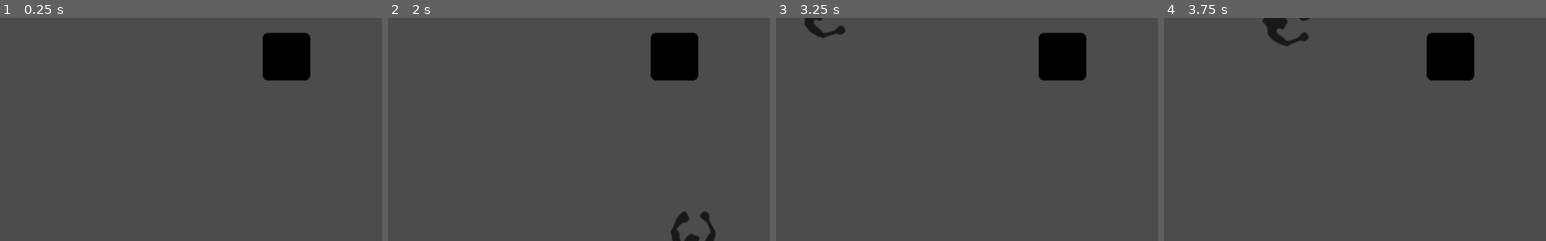
Above: before the commit, frames 1-4 (left to right).
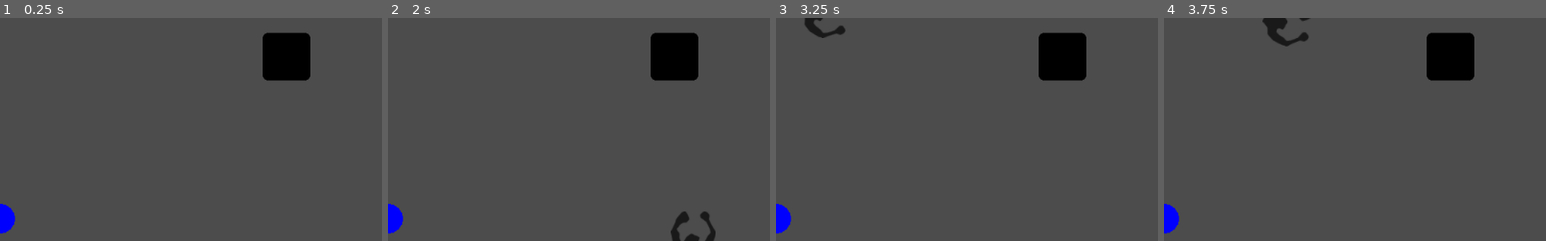
Above: after the commit, the same moments.

Repository: tliss/Godot-Top-Down-Shooter
Game: Godot game, scene res://World.tscn
Two runs of this game, one before a commit and one after it. Both use one fixed random seed, a clock stepped at 60 frames per second and the inputs below. The engine's default icon, where the game draws it, is replaced by a stand-in: a white triangle on a blue panel in a dark square. Sound files missing from this copy of the repository are replaced by a short silence.
Inputs (mouse positions are % of the whole screen's width and height, from its top left):
- Up to frame 1 (0.25 s): no input
- Up to frame 2 (2 s): tap Enter at 0.5 s; move the mouse to (72, 45) at 0.52 s; press the mouse at (72, 45) at 0.53 s; hold D (move_right) 0.53-1.28 s; move the mouse to (30, 55) at 1.27 s; release the mouse at (30, 55) at 1.28 s; hold S (move_down) from 1.28 s (still down); click (30, 55) at 1.35 s
- Up to frame 3 (3.25 s): move the mouse to (60, 28) at 2.02 s; release S (move_down) at 2.03 s; press the mouse at (60, 28) at 2.03 s; hold D (move_right) 2.03-2.78 s; move the mouse to (45, 70) at 2.77 s; release the mouse at (45, 70) at 2.78 s; hold W (move_up) from 2.78 s (still down); click (45, 70) at 2.85 s
- Up to frame 4 (3.75 s): move the mouse to (80, 65) at 3.52 s; release W (move_up) at 3.53 s; press the mouse at (80, 65) at 3.53 s; hold A (move_left) from 3.53 s (still down)
The pictures show only the part of the screen within x 0-50%, y 50-100%; the shares and areas given below are measured in that part.

The runs differ from the first frame. In frame 1, 0.4% of the frame differs, in the area x 0-4%, y 83-97%; in frame 2, 0.4%; in frame 3, 0.4%; in frame 4, 0.4%.

Commit message:
progress on adding ammo count

Diff:
--- a/HUD.gd
+++ b/HUD.gd
@@ -1,7 +1,7 @@
 extends CanvasLayer
 
 func _ready():
-	pass
+	get_node("PickupIcon/UziIcon").visible = false
 
 func update_score(new_points):
     $ScoreLabel.text = str(int($ScoreLabel.text) + new_points)
--- a/HUD.tscn
+++ b/HUD.tscn
@@ -1,7 +1,8 @@
-[gd_scene load_steps=3 format=2]
+[gd_scene load_steps=4 format=2]
 
 [ext_resource path="res://HUD.gd" type="Script" id=1]
-[ext_resource path="res://img/uzi.png" type="Texture" id=2]
+[ext_resource path="res://Node2D.gd" type="Script" id=2]
+[ext_resource path="res://img/uzi.png" type="Texture" id=3]
 
 [node name="HUD" type="CanvasLayer"]
 script = ExtResource( 1 )
@@ -15,10 +16,17 @@
 text = "0"
 align = 1
 
-[node name="UziIcon" type="TextureRect" parent="."]
-visible = false
+[node name="PickupIcon" type="Control" parent="."]
+margin_right = 40.0
+margin_bottom = 40.0
+
+[node name="AmmoCount" type="Node2D" parent="PickupIcon"]
+position = Vector2( 0, 6.10352e-005 )
+script = ExtResource( 2 )
+
+[node name="UziIcon" type="TextureRect" parent="PickupIcon"]
 margin_top = 570.0
 margin_right = 512.0
 margin_bottom = 1082.0
 rect_scale = Vector2( 0.062, 0.062 )
-texture = ExtResource( 2 )
+texture = ExtResource( 3 )
--- /dev/null
+++ b/Node2D.gd
@@ -0,0 +1,12 @@
+extends Node2D
+
+func _ready():
+	pass
+
+func _draw():
+	var cen = get_node("../UziIcon").rect_position
+#    var cen = Vector2(25, 25)
+
+	var rad = 20
+	var col = Color(0, 0, 1)
+	draw_circle (cen, rad, col)
